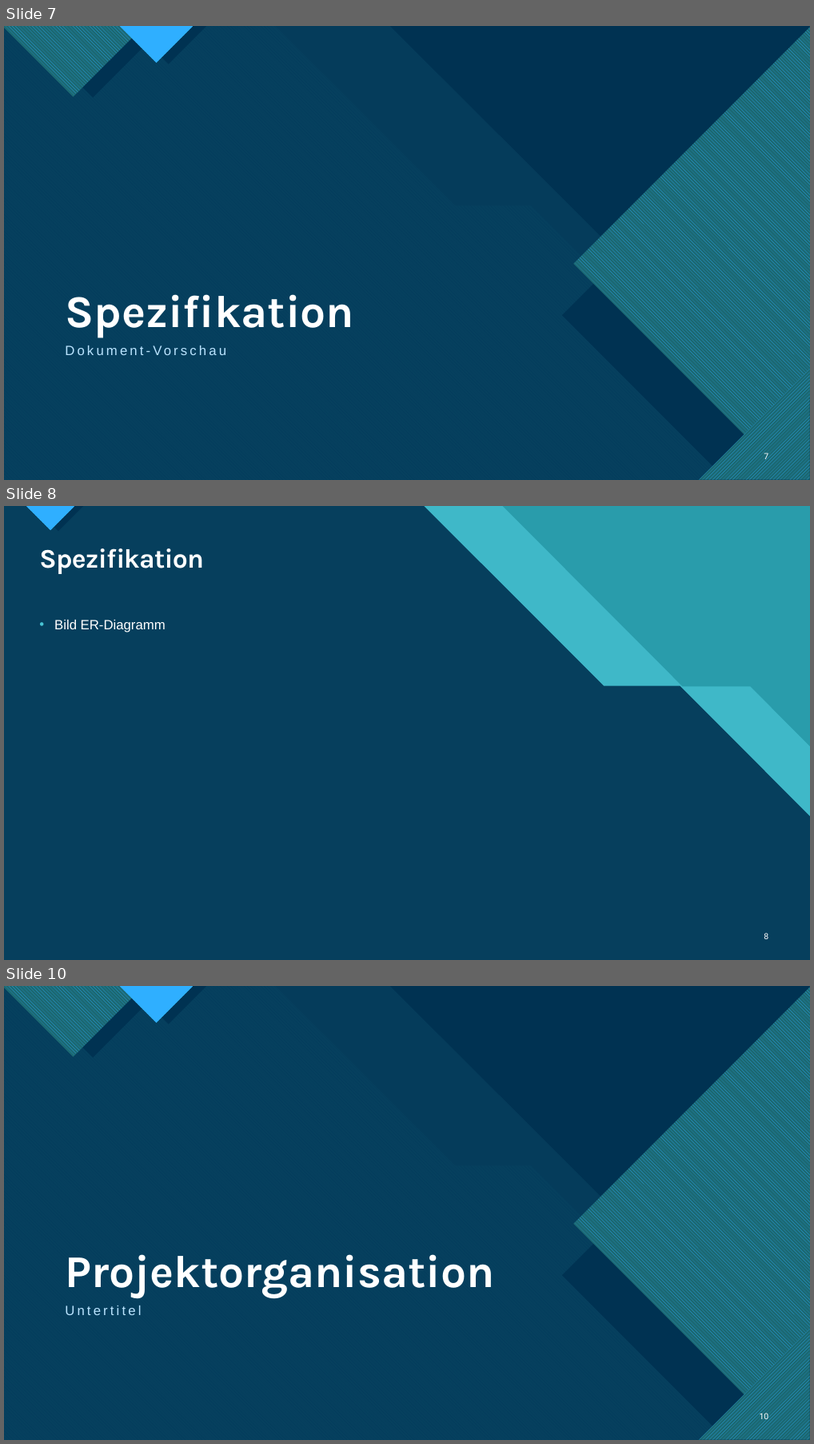
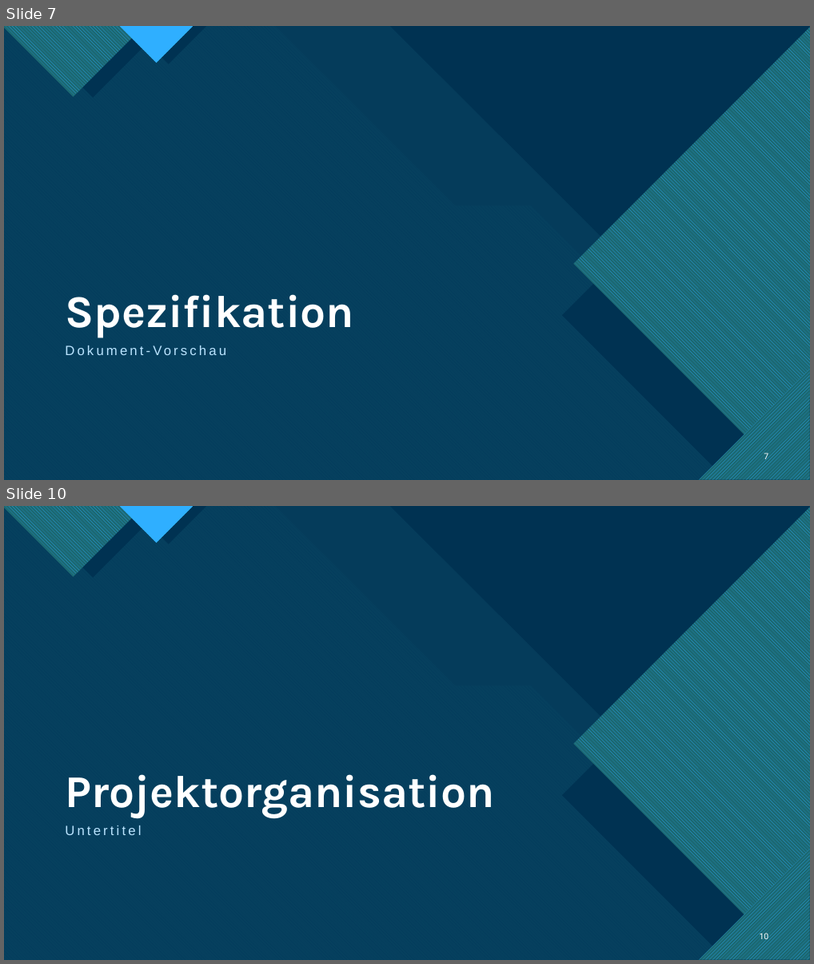
Before and after one commit to TietoLP/IU-Kochbuch, a slide deck: Fallstudie_Kochbuch.pptx. Shown one above the other, each under a label of ours: slides 7, 8 and 10 before the commit, slides 7 and 10 after it; the slides between them are not shown. The pictures are 814x1444 and 814x964 pixels, drawn with LibreOffice and Linux fonts; fonts in the diff are those of the drawing. Boxes give left, top, right and bottom in pixels: in the first picture for what was removed or moved away, otherwise in the second. Text is boxed around its words. In the diff, an @@ line names an element or a change of style, - is before the commit and + after.

```diff
--- a/Fallstudie_Kochbuch.pptx
+++ b/Fallstudie_Kochbuch.pptx
@@ slide 8 removed at (4, 506, 810, 960), background #47C3D3; not listed: 11 template elements that a slide beside it also shows @@
@@ rectangle removed at (4, 506, 810, 960) @@
@@ rectangle removed at (4, 506, 810, 960) @@
@@ freeform shape removed at (4, 506, 810, 960) @@
@@ title removed at (39, 548, 204, 574) @@
-Spezifikation
@@ text removed at (54, 620, 166, 632) @@
-• Bild ER-Diagramm
@@ page number removed at (764, 932, 769, 939) @@
-8
```
Also in this commit, not shown: 3 slides changed, 4 slides added.
